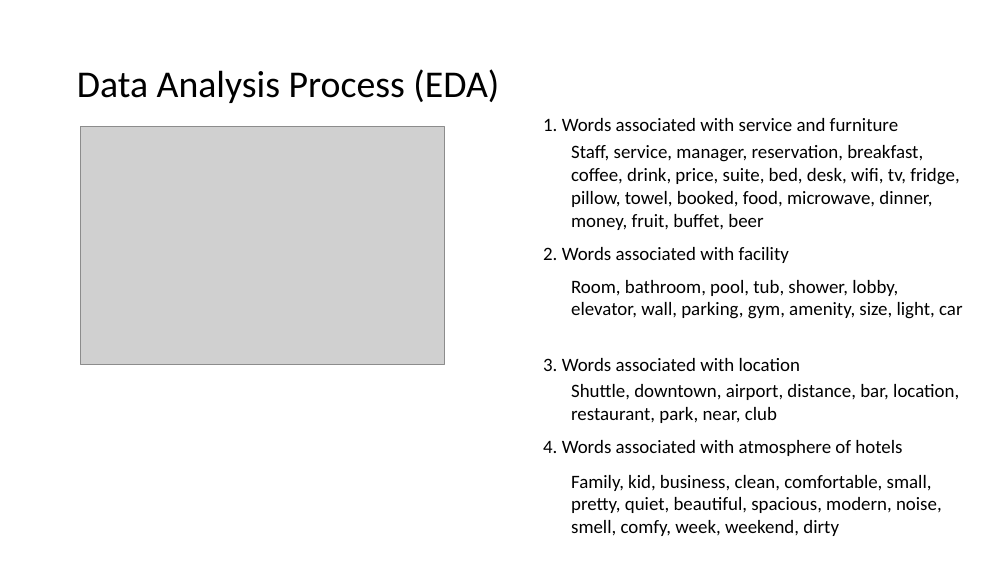
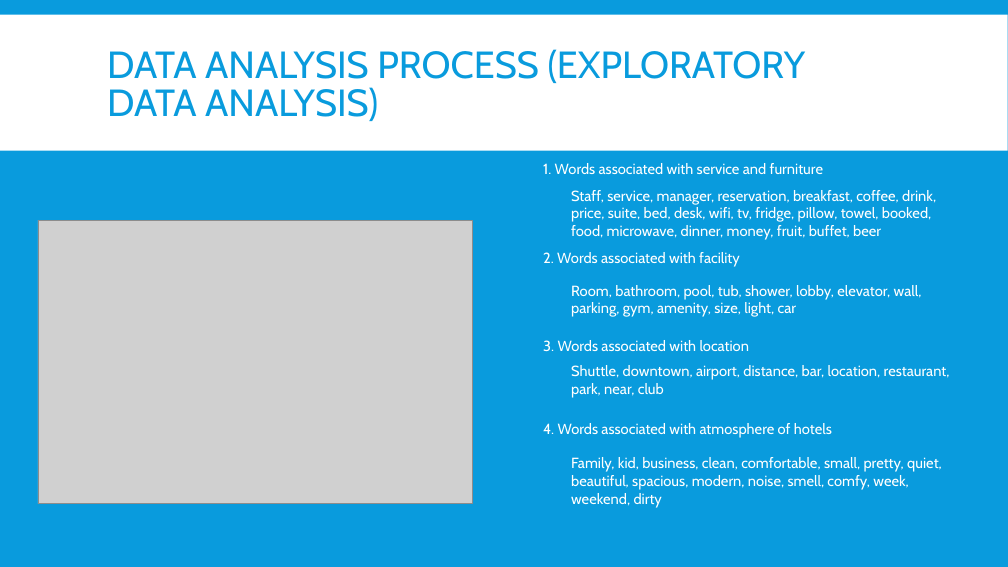
Before and after one commit to cocofreefarm/Module3, a slide deck: slide 7 of Hotels in Madison Area.pptx. Drawn at 1008x567 pixels with LibreOffice and Linux fonts; fonts in the diff are those of the drawing; grey boxes stand for pictures. Boxes give left, top, right and bottom in pixels: in the first picture for what was removed or moved away, otherwise in the second. Text is boxed around its words. In the diff, an @@ line names an element or a change of style, - is before the commit and + after.

```diff
--- a/Hotels in Madison Area.pptx
+++ b/Hotels in Madison Area.pptx
@@ background #FFFFFF to #099BDD @@
@@ rectangle added at (x1=0, y1=14, x2=1008, y2=150), fill #FFFFFF @@
@@ title at (x1=107, y1=49, x2=806, y2=121): text changed; font Calibri to Cabin; text colour #000000 to #099BDD @@
-Data Analysis Process (EDA)
+DATA ANALYSIS PROCESS (EXPLORATORY DATA ANALYSIS)
@@ size 18 to 14 pt, font Calibri to Cabin, text colour #000000 to #FFFFFF in 8 elements at (x1=543, y1=252, x2=740, y2=267), (x1=543, y1=423, x2=832, y2=438), (x1=571, y1=285, x2=922, y2=317), (x1=543, y1=340, x2=749, y2=351), (x1=571, y1=365, x2=950, y2=398), (x1=571, y1=457, x2=942, y2=508), (x1=571, y1=190, x2=936, y2=240), (x1=543, y1=163, x2=823, y2=174) @@
@@ text "1. Words associated with service ..." moved from (x1=543, y1=118, x2=898, y2=131) to (x1=543, y1=163, x2=823, y2=174) @@
@@ text "Staff, service, manager, reservation, breakfast, ..." moved from (x1=571, y1=145, x2=959, y2=230) to (x1=571, y1=190, x2=936, y2=240) @@
@@ picture resized from (x1=80, y1=127, x2=444, y2=364) to (x1=38, y1=220, x2=472, y2=504) @@
@@ text "3. Words associated with location" moved from (x1=543, y1=358, x2=800, y2=371) to (x1=543, y1=340, x2=749, y2=351) @@
@@ text "Shuttle, downtown, airport, distance, bar, ..." moved from (x1=571, y1=384, x2=959, y2=423) to (x1=571, y1=365, x2=950, y2=398) @@
@@ text "4. Words associated with atmosphere ..." moved from (x1=543, y1=440, x2=902, y2=456) to (x1=543, y1=423, x2=832, y2=438) @@
@@ text "Family, kid, business, clean, comfortable, ..." moved from (x1=571, y1=475, x2=942, y2=536) to (x1=571, y1=457, x2=942, y2=508) @@
```
Also in this commit, not shown: 7 other slides changed, 19 slides added, 1 other file.
